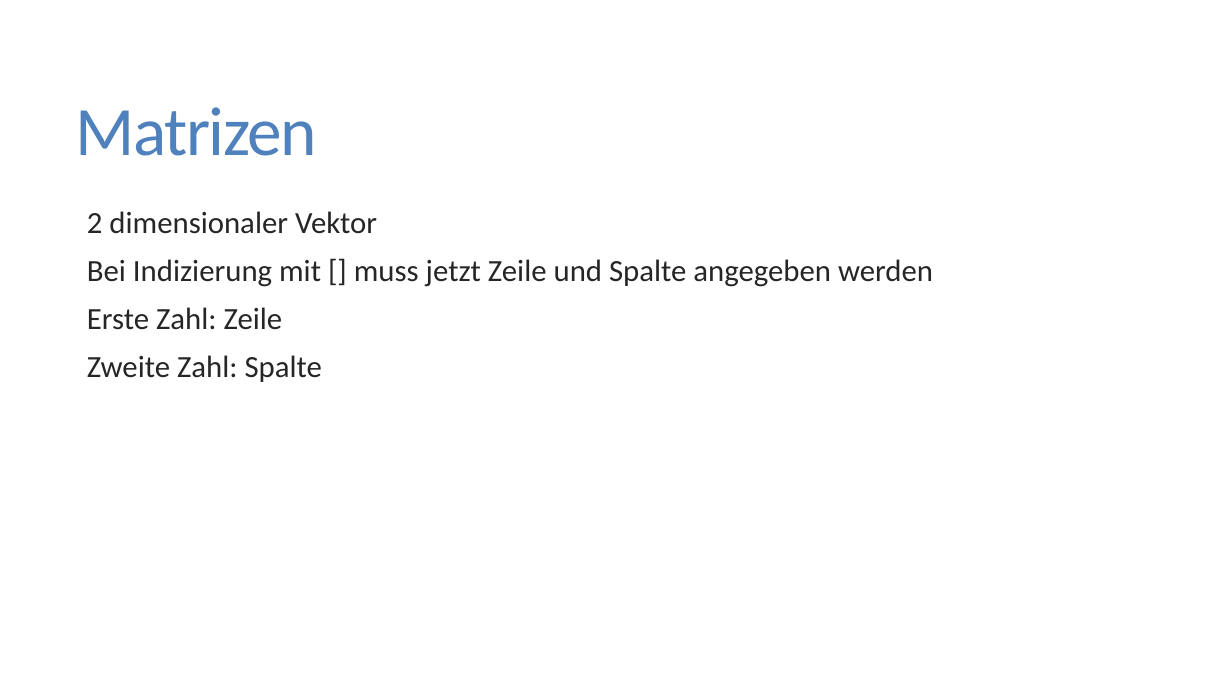
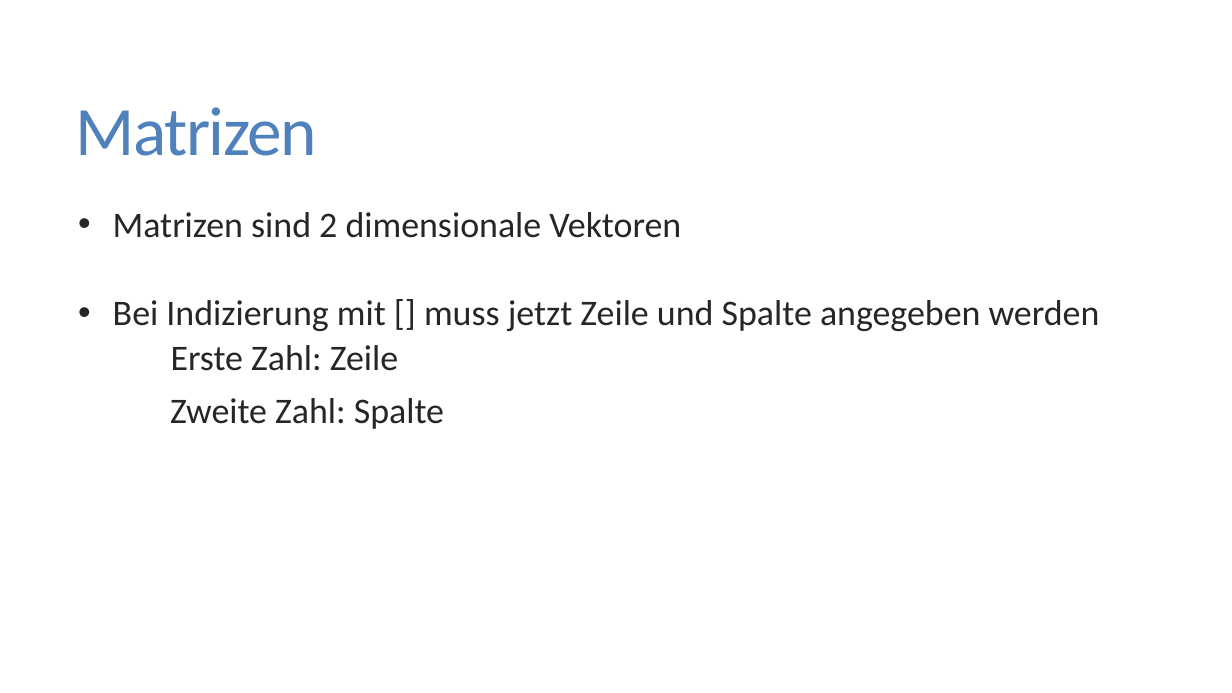
Before and after one commit to FlorianKeppeler/RKurs, a slide deck: slide 23 of Einführung in R.pptx (slide 15 before the commit). Drawn at 1232x693 pixels with LibreOffice and Linux fonts; fonts in the diff are those of the drawing. Boxes give left, top, right and bottom in pixels: in the first picture for what was removed or moved away, otherwise in the second. Text is boxed around its words. In the diff, an @@ line names an element or a change of style, - is before the commit and + after.

```diff
--- a/Einführung in R.pptx
+++ b/Einführung in R.pptx
@@ text at (x1=113, y1=212, x2=681, y2=238): text changed; size 24 to 28 pt @@
-  2 dimensionaler Vektor
+  • Matrizen sind 2 dimensionale Vektoren
@@ text at (x1=113, y1=300, x2=1100, y2=429): size 24 to 28 pt in "Bei Indizierung mit [] muss jetzt Zeile ...", "Erste Zahl: Zeile", "Zweite Zahl: Spalte"; bullet   to •; list level 1 to 2 in "Bei Indizierung mit [] muss ..."; bullet   to none; list level 1 to 2 in "Erste Zahl: Zeile" @@
```
Also in this commit, not shown: 6 other slides changed, 11 slides added, 2 slides removed, 7 other files.
